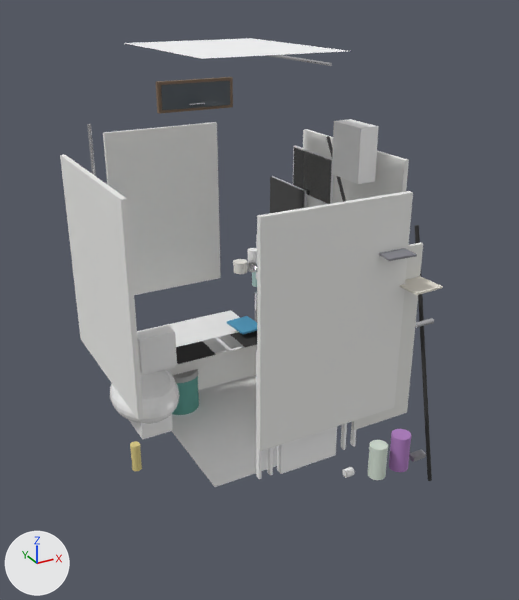
A saved change to the Blender file blend/45b0dac5e3.blend.
Before and after are seen from a 50 mm camera at (-1.88, -3.76, 2.77) aimed at (0.07, -0.21, 0.99). Arrows for +X, +Y and +Z are at lower left; the lights stay in place. The first picture is the older version.

Objects in the first picture: 'Ceiling', 'CurtainStripe1', 'Door', 'DoorTowelBeige', 'DoorTowelGray', 'Floor', 'MopHandle', 'RadiatorBody', 'ToiletBase', 'ToiletBowl', 'ToiletSeat', 'TowelRail', 'TrashCan', 'TrashLid', 'Tub_Outer', 'Tub_Skirt', 'WallCabinet', 'Wall_Back', 'Wall_Front', 'Wall_Left', 'Wall_Right' and 28 more.
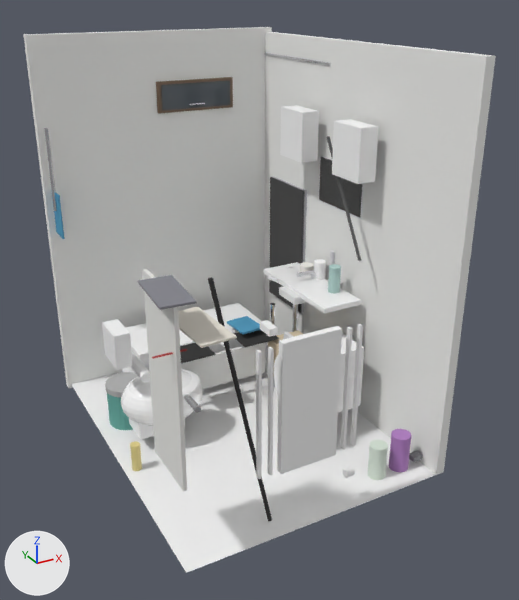
The change, as a list of edits to the scene's bpy script:
```text
Add me_cube_049:
    me_cube_049.from_pydata(...)  # a box spanning x -0.5..0.5, y -0.5..0.5, z -0.5..0.5
    me_cube_049.materials.append(mat_plasticwhite)  # white #f9f9f9
Change ob_floor:
    ob_floor.scale: (0.85, 1.1, 1.0) -> (1.7, 2.2, 2.0)
Change ob_wall_back:
    ob_wall_back.scale: (0.85, 0.03, 1.23) -> (1.74, 0.0615, 2.51)
Change ob_wall_front:
    ob_wall_front.scale: (0.85, 0.03, 1.23) -> (1.73, 0.0609, 2.49)
    add ob_wall_front.hide_set(True)
Change ob_wall_left:
    ob_wall_left.scale: (0.03, 1.1, 1.23) -> (0.0614, 2.25, 2.51)
    add ob_wall_left.hide_set(True)
Change ob_wall_right:
    ob_wall_right.scale: (0.03, 1.1, 1.23) -> (0.06, 2.2, 2.45)
Change ob_ceiling:
    add ob_ceiling.hide_set(True)
Change ob_tub_outer:
    ob_tub_outer.scale: (0.825, 0.375, 0.275) -> (0.999, 0.454, 0.333)
Change ob_toiletbase:
    ob_toiletbase.location: (-0.57, 0.15, 0.19) -> (-0.532, 0.104, 0.19)
    ob_toiletbase.rotation_euler: (0.0, 0.0, 0.0) -> (0.0, 0.0, -1.571)  # degrees (0, 0, 0) -> degrees (0, 0, -90)
Change ob_toiletbowl:
    ob_toiletbowl.location: (-0.57, 0.2, 0.3) -> (-0.482, 0.104, 0.3)
    ob_toiletbowl.rotation_euler: (0.0, 0.0, 0.0) -> (0.0, 0.0, -1.571)  # degrees (0, 0, 0) -> degrees (0, 0, -90)
Change ob_toiletseat:
    ob_toiletseat.location: (-0.57, 0.21, 0.38) -> (-0.472, 0.104, 0.38)
    ob_toiletseat.rotation_euler: (0.0, 0.0, 0.0) -> (0.0, 0.0, -1.571)  # degrees (0, 0, 0) -> degrees (0, 0, -90)
Change ob_door:
    ob_door.location: (0.375, -1.06, 1.025) -> (-0.832, -0.912, 1.025)
    ob_door.rotation_euler: (0.0, 0.0, 0.0) -> (0.0, 0.0, -1.571)  # degrees (0, 0, 0) -> degrees (0, 0, -90)
Change ob_towelrail:
    ob_towelrail.location: (-0.55, 0.99, 1.65) -> (-0.83, 0.985, 1.65)
    ob_towelrail.rotation_euler: (0.0, 0.0, 1.571) -> (0.0, 0.0, 3.142)  # degrees (0, 0, 90) -> degrees (0, 0, 180)
Change ob_hangingtowelblue:
    ob_hangingtowelblue.location: (-0.55, 0.98, 1.35) -> (-0.82, 0.985, 1.35)
    ob_hangingtowelblue.rotation_euler: (0.0, 0.0, 0.0) -> (0.0, 0.0, 1.571)  # degrees (0, 0, 0) -> degrees (0, 0, 90)
Change ob_trashcan:
    ob_trashcan.location: (-0.24, 0.4, 0.135) -> (-0.631, 0.4, 0.135)
Change ob_trashlid:
    ob_trashlid.location: (-0.24, 0.4, 0.28) -> (-0.631, 0.4, 0.28)
Change ob_doortowelbeige:
    ob_doortowelbeige.location: (0.475, -1.05, 1.35) -> (-0.705, -1.05, 1.35)
Change ob_doortowelgray:
    ob_doortowelgray.location: (0.325, -1.05, 1.55) -> (-0.855, -1.05, 1.55)
Change ob_mophandle:
    ob_mophandle.location: (0.73, -0.98, 0.78) -> (-0.45, -0.98, 0.78)
    ob_mophandle.rotation_euler: (0.0, 0.209, 1.571) -> (0.0, 0.209, 3.142)  # degrees (0, 12, 90) -> degrees (0, 12, 180)
Add ob_wallcabinet_001:
    ob_wallcabinet_001 = bpy.data.objects.new('WallCabinet.001', me_cube_049)
    ob_wallcabinet_001.location = (0.695, 0.38, 1.85)
    ob_wallcabinet_001.scale = (0.125, 0.275, 0.325)
```

What differs and where, as boxes (x1, y1, x2, y2) in the pictures (519 x 600 px):
'Wall_Back', rescaled (110% wider, 108% taller)
    before: (103, 122, 221, 295)
    after: (23, 27, 272, 388)
'Wall_Right', rescaled
    before: (303, 129, 409, 207)
    after: (264, 32, 496, 475)
'Wall_Front', hidden
    before: (257, 191, 413, 451)
'Floor', rescaled
    before: (172, 375, 277, 487)
    after: (71, 342, 436, 573)
'Wall_Left', hidden
    before: (60, 155, 144, 420)
'Door', moved, turned
    before: (352, 242, 423, 430)
    after: (143, 269, 187, 491)
'Tub_Outer', rescaled
    before: (137, 310, 243, 353)
    after: (121, 303, 266, 373)
'ToiletBowl', moved, turned
    before: (110, 371, 180, 424)
    after: (121, 370, 203, 426)
'Ceiling', hidden
    before: (125, 38, 347, 59)
'WallCabinet.001', added
    after: (280, 105, 319, 163)
'MopHandle', moved, turned
    before: (415, 225, 432, 481)
    after: (208, 277, 272, 521)
'DoorTowelBeige', moved
    before: (400, 276, 443, 295)
    after: (178, 306, 237, 348)
'DoorTowelGray', moved
    before: (379, 248, 417, 261)
    after: (138, 275, 197, 310)
'TrashCan', moved
    before: (172, 376, 199, 415)
    after: (107, 393, 133, 430)
'TrashLid', moved
    before: (172, 369, 198, 383)
    after: (105, 372, 138, 397)
'ToiletSeat', moved, turned
    before: (112, 370, 175, 401)
    after: (125, 369, 200, 403)
'ToiletBase', moved, turned
    before: (129, 414, 173, 440)
    after: (129, 418, 185, 440)
'TowelRail', moved, turned
    before: (87, 124, 96, 176)
    after: (44, 128, 57, 211)
'HangingTowelBlue', moved, turned (not visible before)
    after: (52, 193, 65, 239)
'RadiatorBody', unchanged, uncovered by the edit
    before: (277, 426, 337, 474)
    after: (277, 326, 342, 474)
'CurtainStripe1', unchanged, uncovered by the edit
    before: (270, 177, 304, 213)
    after: (269, 177, 304, 313)
'Countertop', unchanged, uncovered by the edit
    after: (263, 262, 361, 313)
